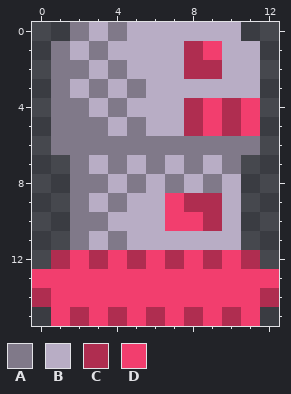
One commit to this pixel-art sprite: AridArnold/Content/Enemies/roboto/roboto-walk1.png. That is the earlier state.
The file is 13x16 pixels.
Palette (. is transparent): A #807989  B #b8adc5  C #af2d50  D #f23e6e
Pixels before, first column x 0:
 0 ..ABABBBBBB..
 1 .ABABBBBCDBB.
 2 .AABABBBCCBB.
 3 .ABABABBBBBB.
 4 .AABABBBCDCD.
 5 .AAABABBCDCD.
 6 .AAAAAAAAAAA.
 7 ..ABABABABA..
 8 ..AABABABAB..
 9 ..ABABBDCCB..
10 ..AABBBDDCB..
11 ..ABABBBBBB..
12 .CDCDCDCDCDC.
13 DDDDDDDDDDDDD
14 CDDDDDDDDDDDC
15 .DCDCDCDCDCD.
Once edited:
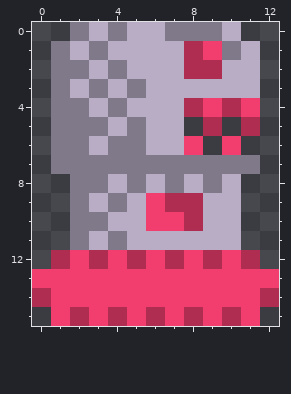
Edits made:
Changed rows in their new state; - is an unchanged pixel.
first column x 7:
 0 AAA-
 1 ---A
first column x 1:
 5 -------.C.C
 6 --B--BBD.D.
 7 A-A-A-A-A-A
 9 -----DC-B--
10 -----D-CB--
Boxes around the changes in both pictures, in picture pixels (x1, y1, x2, y2):
changed: (51, 22, 260, 231)
